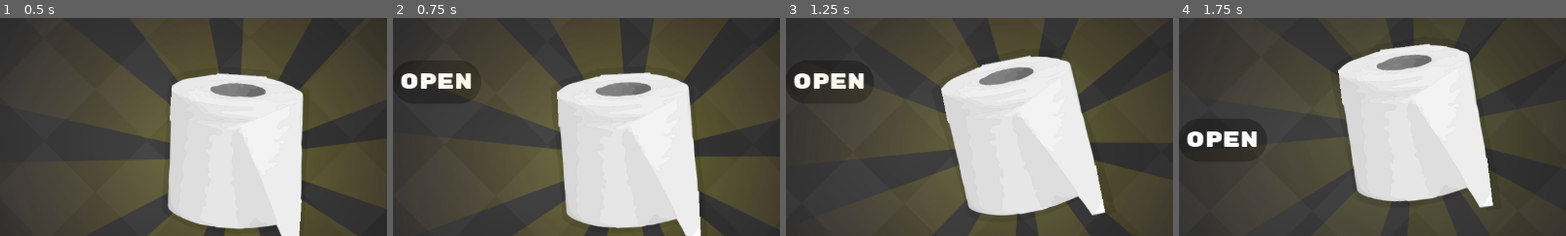
Above: before the commit, frames 1-4 (left to right).
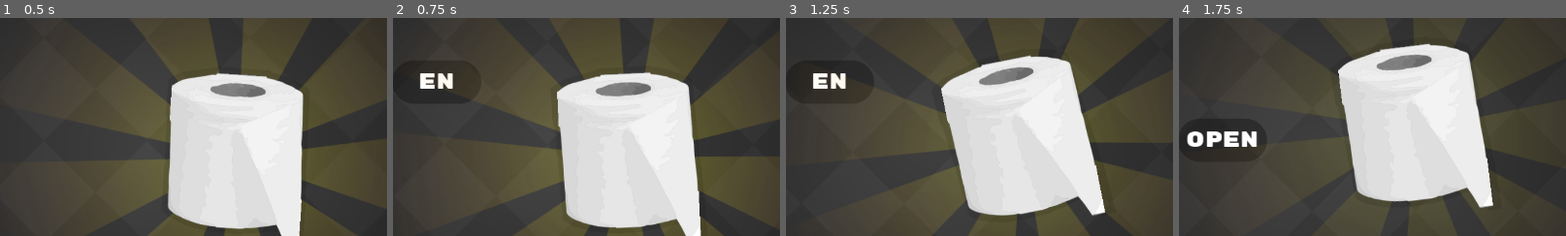
Above: after the commit, the same moments.

Repository: magwoo/PaperClicker
Game: Godot game, scene res://gameplay/game.tscn
Same seed, same stepped clock (60 frames per second), same inputs: the game is played once before the commit and once after it. The engine's default icon, where the game draws it, is replaced by a stand-in: a white triangle on a blue panel in a dark square.
Inputs:
- Up to frame 1 (0.5 s): no input
- Up to frame 2 (0.75 s): click "LANG" at 0.5 s
- Up to frame 3 (1.25 s): no input
- Up to frame 4 (1.75 s): click "LEADERBOARD" at 1.25 s
The pictures show only the part of the screen within x 29-79%, y 21-71%; the shares and areas given below are measured in that part.

Frame 1 is identical in both runs. In frame 2, 0.8% of the frame differs, in the area x 2-21%, y 25-33%; in frame 3, 0.8%; in frame 4, nothing differs.

Commit message:
added interactive buttons at settings

Diff:
--- /dev/null
+++ b/global/classes/settings.gd
@@ -0,0 +1,10 @@
+class_name Settings
+extends Reference
+
+
+var sounds: bool = true
+var music: bool = true setget update_music
+
+
+func update_music(value: bool) -> void:
+	music = value
--- a/global/data.gd
+++ b/global/data.gd
@@ -11,6 +11,7 @@
 var paper_per_second: int = 0
 var paper_per_click: int = 1
 var autosave_timer: Timer = Timer.new()
+var settings: Settings = Settings.new()
 var items: Array = [1]
 
 
@@ -32,6 +33,7 @@
 	paper_per_second = SDK.player.get_data('paper_per_second', paper_per_second)
 	paper_per_click = SDK.player.get_data('paper_per_click', paper_per_click)
 	items = SDK.player.get_data('items', items, true)
+	settings = str2var(SDK.player.get_data('settings', var2str(settings)))
 
 
 func wait_sync() -> void:
@@ -41,6 +43,7 @@
 func sync_data(is_force: bool = false) -> void:
 	SDK.player.set_data('paper_per_second', paper_per_second)
 	SDK.player.set_data('paper_per_click', paper_per_click)
+	SDK.player.set_data('settings', var2str(settings))
 	SDK.player.set_data('items', items, false, true)
 	SDK.player.set_data('scores', scores)
 	if !is_force: autosave_timer.start(AUTOSAVE_TIME)
--- a/menu/settings/settings.tscn
+++ b/menu/settings/settings.tscn
@@ -1,7 +1,75 @@
-[gd_scene load_steps=3 format=2]
+[gd_scene load_steps=7 format=2]
 
 [ext_resource path="res://menu/settings/settings.gd" type="Script" id=1]
 [ext_resource path="res://menu/settings/settings_button.tscn" type="PackedScene" id=4]
+
+[sub_resource type="GDScript" id=1]
+resource_name = "sounds_settings"
+script/source = "extends SettingsButton
+
+
+func _ready() -> void:
+	update_text()
+
+
+func _pressed() -> void:
+	Data.settings.sounds = false if Data.settings.sounds else true
+	Data.wait_sync()
+	update_text()
+
+
+func update_text() -> void:
+	var status: bool = Data.settings.sounds
+	self.info_label.text = self.tr('#ON') if status else self.tr('#OFF')
+"
+
+[sub_resource type="GDScript" id=2]
+resource_name = "music_settings"
+script/source = "extends SettingsButton
+
+
+func _ready() -> void:
+	update_text()
+
+
+func _pressed() -> void:
+	Data.settings.music = false if Data.settings.music else true
+	Data.wait_sync()
+	update_text()
+
+
+func update_text() -> void:
+	var status: bool = Data.settings.music
+	self.info_label.text = self.tr('#ON') if status else self.tr('#OFF')
+"
+
+[sub_resource type="GDScript" id=3]
+resource_name = "lang_settings"
+script/source = "extends SettingsButton
+
+
+func _ready() -> void:
+	update_text()
+
+
+func _pressed() -> void:
+	SDK.player.language = 'ru' if SDK.player.language != 'ru' else 'en'
+	Data.wait_sync()
+	update_text()
+
+
+func update_text() -> void:
+	self.info_label.text = SDK.player.language
+"
+
+[sub_resource type="GDScript" id=4]
+resource_name = "leaderboard_settings"
+script/source = "extends SettingsButton
+
+
+func _pressed() -> void:
+	SDK.leaderboard.open_by_var('scores')
+"
 
 [node name="Settings" type="Control"]
 margin_right = 128.0
@@ -25,18 +93,22 @@
 custom_constants/separation = 32
 
 [node name="Sounds" parent="MarginContainer/VBoxContainer" instance=ExtResource( 4 )]
+script = SubResource( 1 )
 
 [node name="Music" parent="MarginContainer/VBoxContainer" instance=ExtResource( 4 )]
 margin_top = 96.0
 margin_bottom = 160.0
 text = "#MUSIC"
+script = SubResource( 2 )
 
 [node name="Lang" parent="MarginContainer/VBoxContainer" instance=ExtResource( 4 )]
 margin_top = 192.0
 margin_bottom = 256.0
 text = "#LANG"
+script = SubResource( 3 )
 
 [node name="Leaderboard" parent="MarginContainer/VBoxContainer" instance=ExtResource( 4 )]
 margin_top = 288.0
 margin_bottom = 352.0
 text = "#LEADERBOARD"
+script = SubResource( 4 )
--- a/menu/settings/settings_button.gd
+++ b/menu/settings/settings_button.gd
@@ -5,7 +5,7 @@
 var tween: Tween = Tween.new()
 
 onready var info_panel: Panel = $InfoPanel
-onready var info_text: Label = $InfoPanel/Label
+onready var info_label: Label = $InfoPanel/Label
 
 
 func _ready() -> void:
--- a/project.godot
+++ b/project.godot
@@ -29,6 +29,11 @@
 "language": "GDScript",
 "path": "res://gameplay/press_number/press_number.gd"
 }, {
+"base": "Reference",
+"class": "Settings",
+"language": "GDScript",
+"path": "res://global/classes/settings.gd"
+}, {
 "base": "Button",
 "class": "SettingsButton",
 "language": "GDScript",
@@ -49,6 +54,7 @@
 "MultiplierBar": "",
 "Paper": "",
 "PressNumber": "",
+"Settings": "",
 "SettingsButton": "",
 "Shop": "",
 "ShopButton": ""
